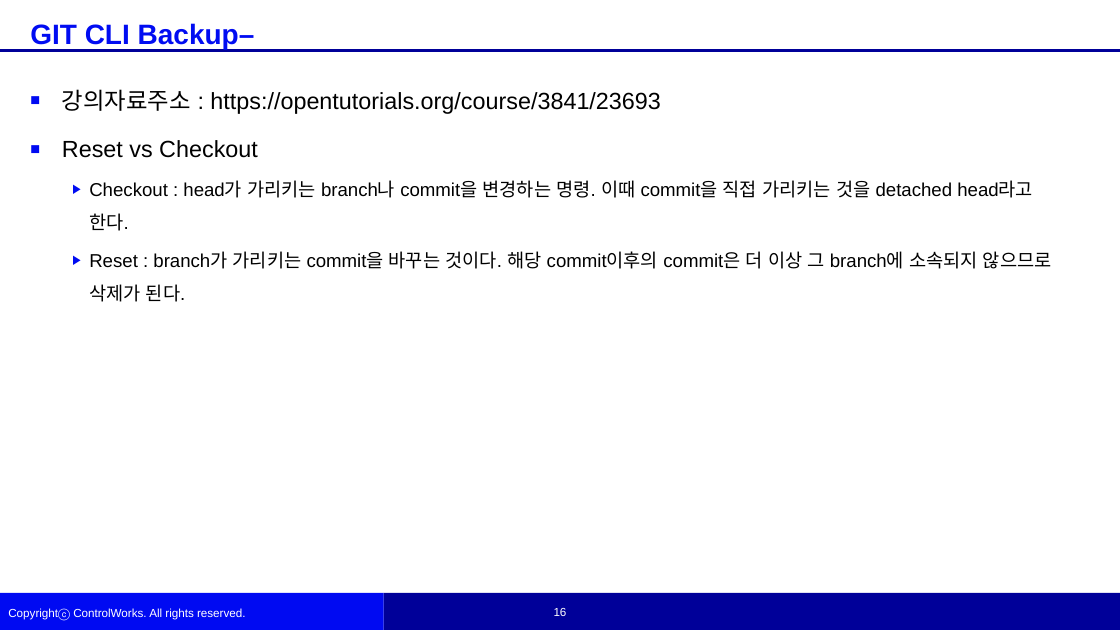
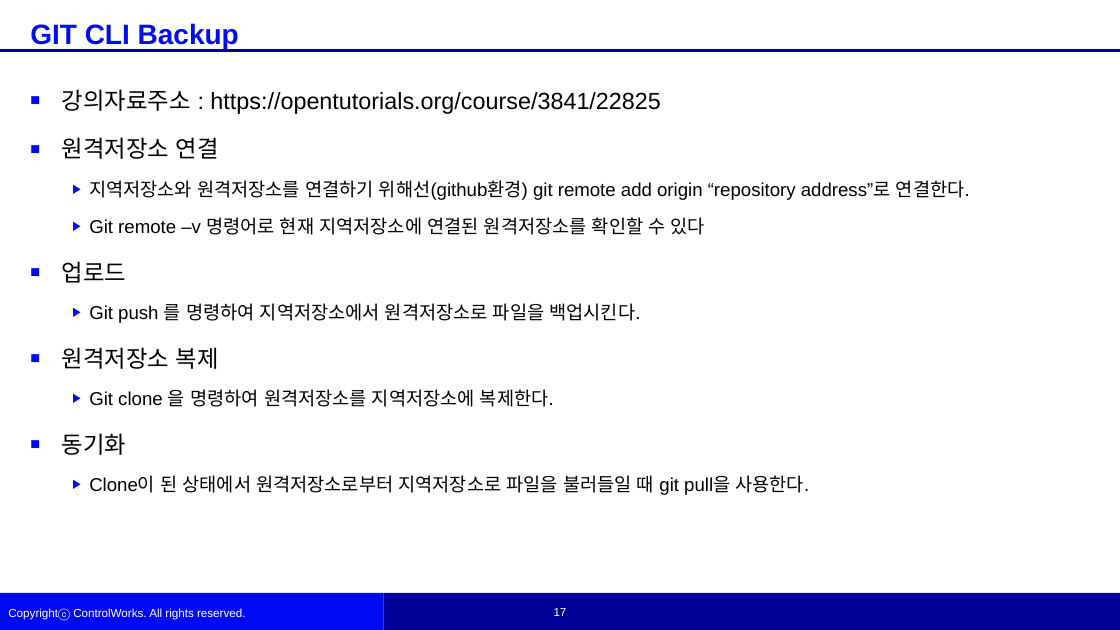
Before and after one commit to woojinKwon/kwj6355, a slide deck: slide 18 of 권우진 학생 자료.pptx (slide 17 before the commit). Drawn at 1120x630 pixels with LibreOffice and Linux fonts; fonts in the diff are those of the drawing; background and template pictures are left out. Boxes give left, top, right and bottom in pixels: in the first picture for what was removed or moved away, otherwise in the second. Text is boxed around its words. In the diff, an @@ line names an element or a change of style, - is before the commit and + after.

```diff
--- a/권우진 학생 자료.pptx
+++ b/권우진 학생 자료.pptx
@@ text at (x1=30, y1=23, x2=239, y2=49): text changed @@
-GIT CLI Backup–
+GIT CLI Backup
@@ text at (x1=62, y1=89, x2=970, y2=495): text changed @@
-■ 강의자료주소 : https://opentutorials.org/course/3841/23693
-■ Reset vs Checkout
-  ▶ Checkout : head가 가리키는 branch나 commit을 변경하는 명령. 이때 commit을 직접 가리키는 것을 detached head라고 한다.
-  ▶ Reset : branch가 가리키는 commit을 바꾸는 것이다. 해당 commit이후의 commit은 더 이상 그 branch에 소속되지 않으므로 삭제가 된다.
+■ 강의자료주소 : https://opentutorials.org/course/3841/22825
+■ 원격저장소 연결
+  ▶ 지역저장소와 원격저장소를 연결하기 위해선(github환경) git remote add origin “repository address”로 연결한다.
+  ▶ Git remote –v 명령어로 현재 지역저장소에 연결된 원격저장소를 확인할 수 있다
+■ 업로드
+  ▶ Git push 를 명령하여 지역저장소에서 원격저장소로 파일을 백업시킨다.
+■ 원격저장소 복제
+  ▶ Git clone 을 명령하여 원격저장소를 지역저장소에 복제한다.
+■ 동기화
+  ▶ Clone이 된 상태에서 원격저장소로부터 지역저장소로 파일을 불러들일 때 git pull을 사용한다.
@@ page number at (x1=553, y1=608, x2=567, y2=616): text changed @@
-16
+17
@@ page number at (x1=554, y1=608, x2=567, y2=616): text changed @@
-16
+17
```
Also in this commit, not shown: 1 slide added.
